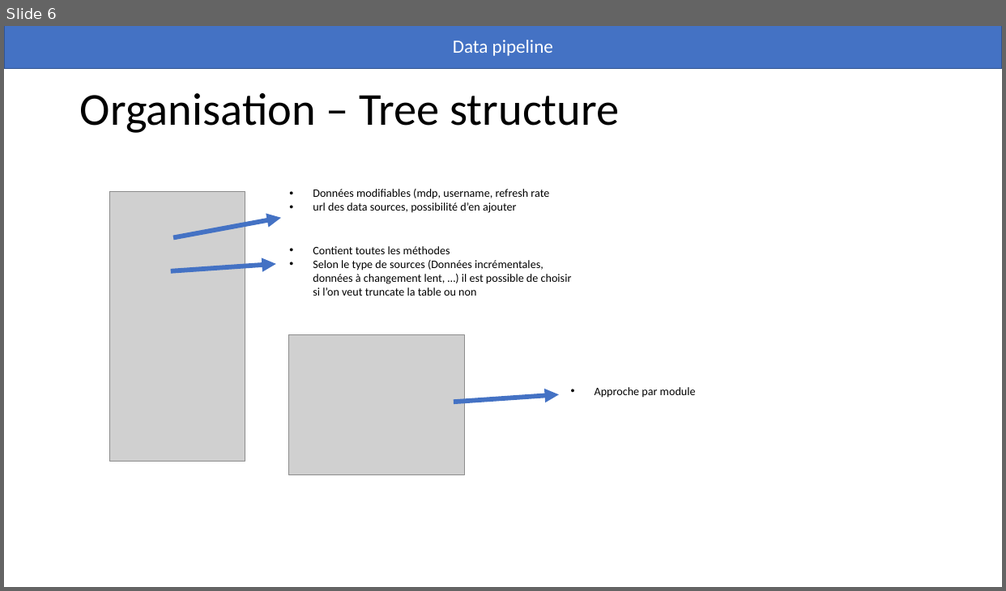
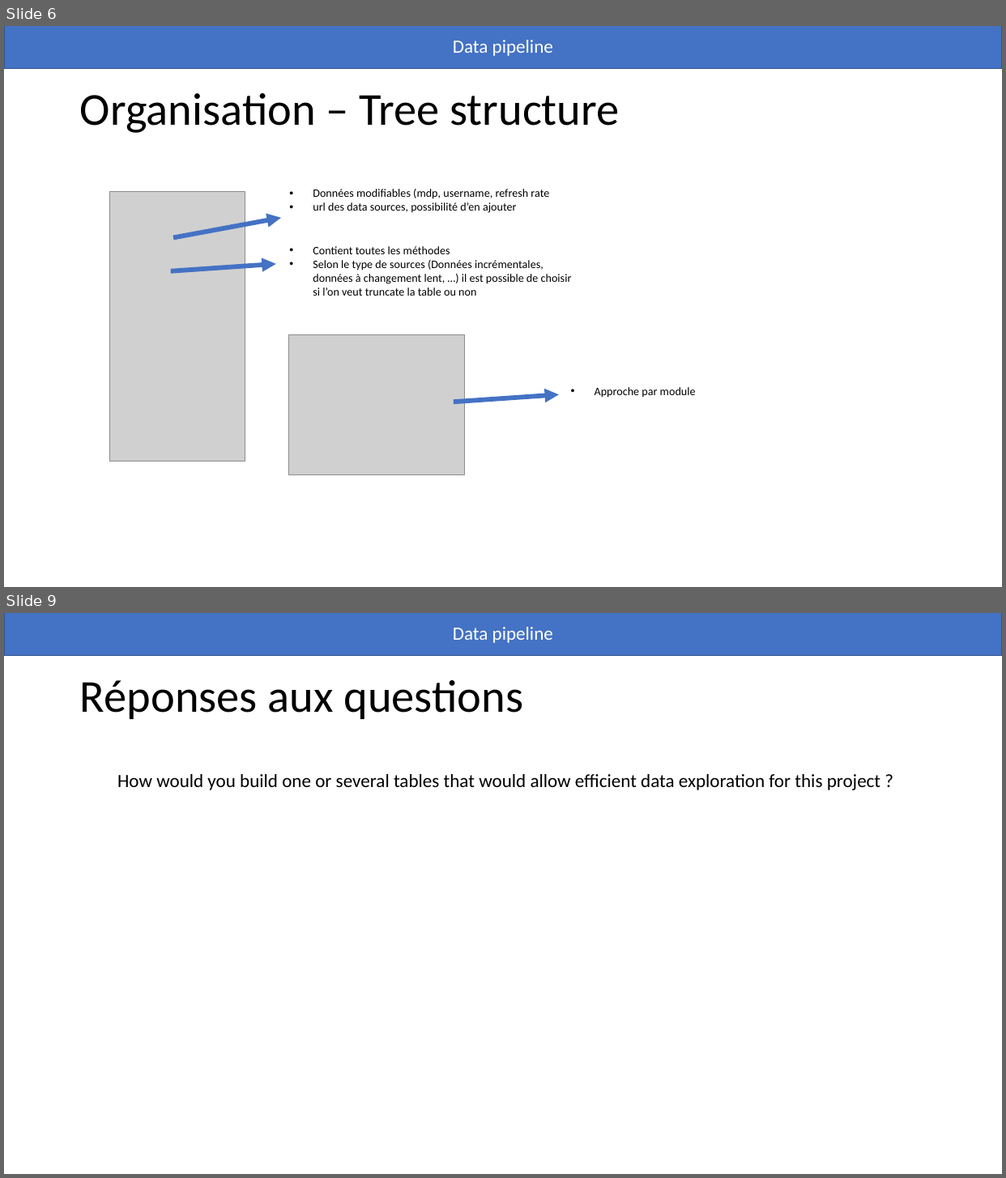
Before and after one commit to antoinersw/data-pipeline, a slide deck: présentation.pptx. Shown one above the other, each under a label of ours: slide 6 before the commit, slides 6 and 9 after it; the slides between them are not shown. The pictures are 1006x591 and 1006x1178 pixels, drawn with LibreOffice and Linux fonts; fonts in the diff are those of the drawing; grey boxes stand for pictures. Boxes give left, top, right and bottom in pixels: in the first picture for what was removed or moved away, otherwise in the second. Text is boxed around its words. In the diff, an @@ line names an element or a change of style, - is before the commit and + after.

```diff
--- a/présentation.pptx
+++ b/présentation.pptx
@@ slide 9 added at bbox=[4, 613, 1002, 1174], background #FFFFFF @@
@@ rectangle added at bbox=[4, 613, 1002, 656], fill #4472C4, outline #325491 1 pt, 18 pt, text #FFFFFF @@
+Data pipeline
@@ title added at bbox=[80, 680, 524, 719], 44 pt, text #000000 @@
+Réponses aux questions
@@ text added at bbox=[117, 774, 880, 790], 18 pt, text #000000 @@
+  How would you build one or several tables that would allow efficient data exploration for this project ?
```
Also in this commit, not shown: 3 slides changed, 1 other slide added, 5 other files.
